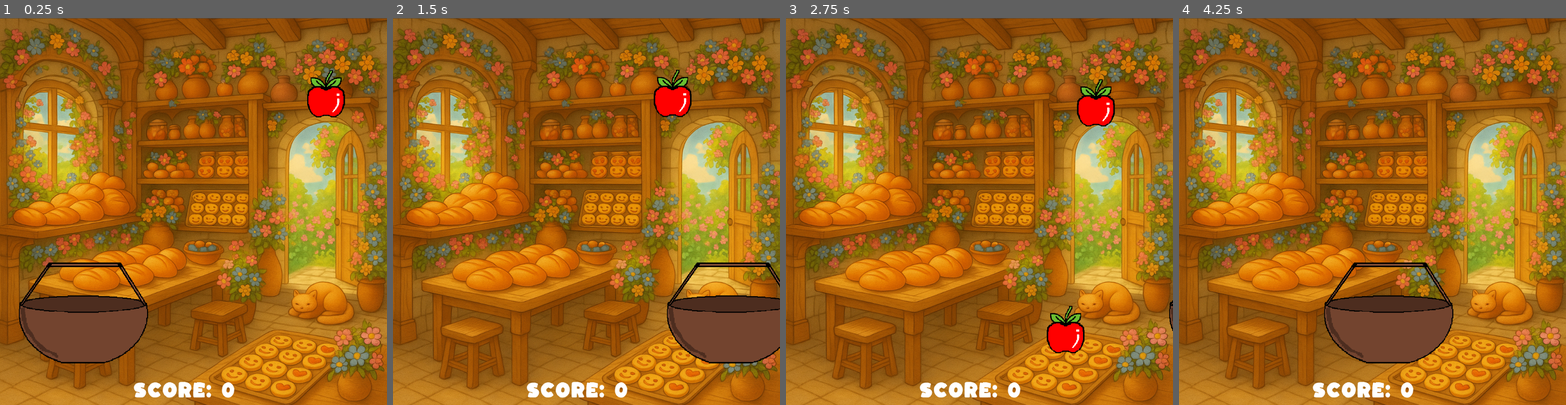
Above: before the commit, frames 1-4 (left to right).
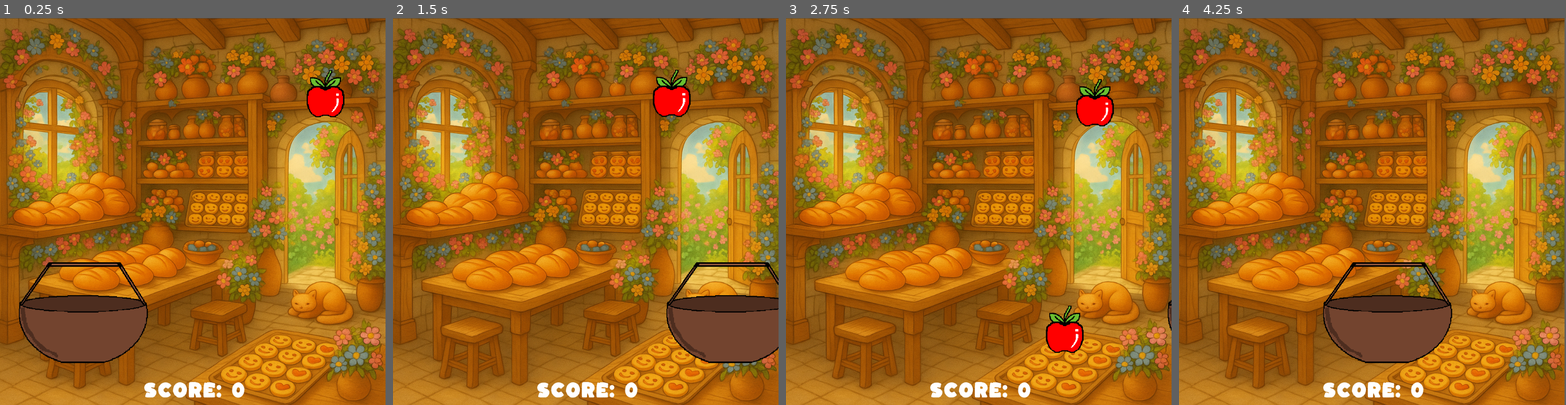
Above: after the commit, the same moments.

Repository: paper7grid/Catch-N-Crunch
Game: Godot game, scene res://Scenes/game.tscn
Two runs of this game, one before a commit and one after it. Both use one fixed random seed, a clock stepped at 60 frames per second and the inputs below.
Inputs:
- Up to frame 1 (0.25 s): no input
- Up to frame 2 (1.5 s): tap Enter (ui_accept) at 0.5, 0.77 s; hold Right (ui_right) 0.53-1.28 s; tap Alt at 0.6 s; hold Down from 1.28 s (still down); tap Shift at 1.35 s
- Up to frame 3 (2.75 s): tap Enter (ui_accept) at 1.52 s; release Down at 2.03 s; hold Right (ui_right) from 2.03 s (still down); tap Alt at 2.1 s
- Up to frame 4 (4.25 s): release Right (ui_right) at 2.78 s; hold Up 2.78-3.53 s; tap Shift at 2.85 s; tap Enter (ui_accept) at 3.02, 3.77 s; tap Space at 3.5 s; hold Left (ui_left) from 3.53 s (still down); tap Alt at 3.6 s
The window is 800x800 before the commit and 797x800 after it. Grey fills any space a smaller window leaves; there, only what the larger window draws over its background counts as a difference.

The runs differ from the first frame. In frame 1, 6.5% of the frame differs, in the area x 0-100%, y 0-100%; in frame 2, 6.2%; in frame 3, 6.6%; in frame 4, 6.6%.

Commit message:
moved the settings

Diff:
--- a/catch_n_crunch/Scenes/game.tscn
+++ b/catch_n_crunch/Scenes/game.tscn
@@ -27,10 +27,10 @@
 
 [node name="Score" type="Label" parent="."]
 texture_filter = 1
-offset_left = 352.0
-offset_top = 960.0
-offset_right = 616.0
-offset_bottom = 1013.0
+offset_left = 380.0
+offset_top = 961.0
+offset_right = 644.0
+offset_bottom = 1014.0
 theme_override_fonts/font = ExtResource("5_wowpa")
 theme_override_font_sizes/font_size = 46
 text = "SCORE: "
--- a/catch_n_crunch/project.godot
+++ b/catch_n_crunch/project.godot
@@ -17,8 +17,8 @@
 
 [display]
 
-window/size/viewport_width=1024
-window/size/viewport_height=1024
+window/size/viewport_width=1022
+window/size/viewport_height=1025
 
 [editor_plugins]
 
